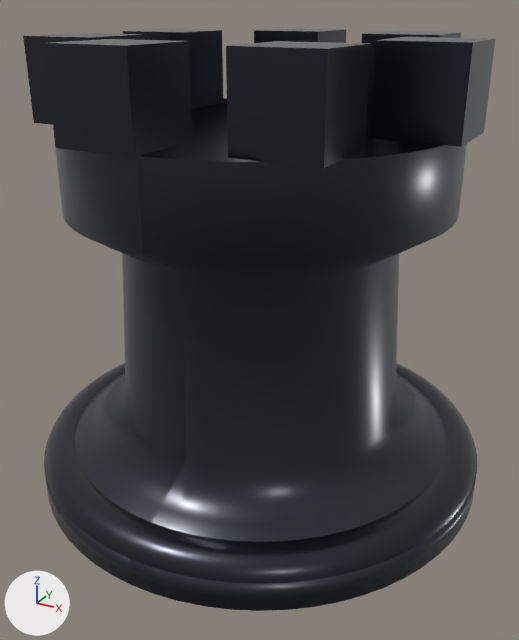
One commit to the glTF model client/public/models/br.glb: the scene before it, then after it.
One viewpoint serves both versions: a 50 mm lens placed at (0.707, -1.292, 0.995), pointed at (0.019, -0.04, 0.369). Arrows for +X, +Y and +Z are at lower left; the lights stay in place. The older version comes first. Where no turn or scale is listed for an object, it has been applied to the vertices.
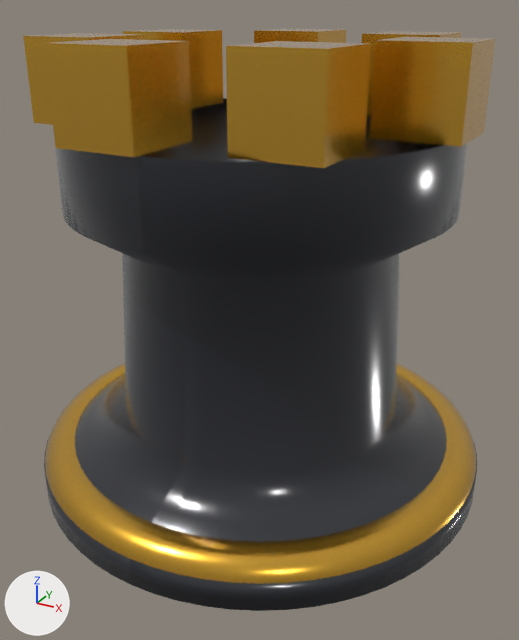
Changed parts and their boxes [x1, y1, x2, y2] in the pictures (519 x 640 px):
'Mesh_1', recoloured, surface changed: [44, 98, 477, 591] in both
'Mesh_0', recoloured, surface changed (dark blue to orange): [45, 363, 476, 584] in both
'Mesh_3', recoloured, surface changed (dark blue to orange): [226, 41, 371, 168] in both
'Mesh_4', recoloured, surface changed (dark blue to orange): [44, 39, 192, 157] in both
'Mesh_2', recoloured, surface changed (dark blue to orange): [370, 37, 495, 147] in both
'Mesh_6', recoloured, surface changed (dark blue to orange): [123, 29, 223, 109] in both
'Mesh_5', recoloured, surface changed (dark blue to orange): [23, 33, 144, 125] in both
'Mesh_7', recoloured, surface changed (dark blue to orange): [254, 28, 346, 43] in both
'Mesh_8', recoloured, surface changed: [362, 31, 461, 116] in both

The change in detail:
Material 'Material_0' (mat_material_0) changes colour from dark blue #252834 to orange #e7b23c; in linear values from (0.0185, 0.0212, 0.0343) to (0.799, 0.445, 0.0452).
In material 'Material_0' (mat_material_0), roughness goes from 0.32 to 0.24.
In material 'Material_0' (mat_material_0), coat_roughness goes from 0.25 to 0.0.
In material 'Material_0' (mat_material_0), emission_strength is now set to 1.0.
In material 'Material_0' (mat_material_0), emission_color is now set to (0.0232, 0.0116, 0.0), black #2a1c00.
In material 'Material_1' (mat_material_1), metallic goes from 0.65 to 0.0.
Material 'Material_1' (mat_material_1) changes colour from dark blue #252834 to black #1b1d26; in linear values from (0.0185, 0.0212, 0.0343) to (0.011, 0.0123, 0.0194).
In material 'Material_1' (mat_material_1), roughness goes from 0.32 to 0.18.
In material 'Material_1' (mat_material_1), coat_weight goes from 0.6 to 0.85.
In material 'Material_1' (mat_material_1), coat_roughness goes from 0.25 to 0.18.
